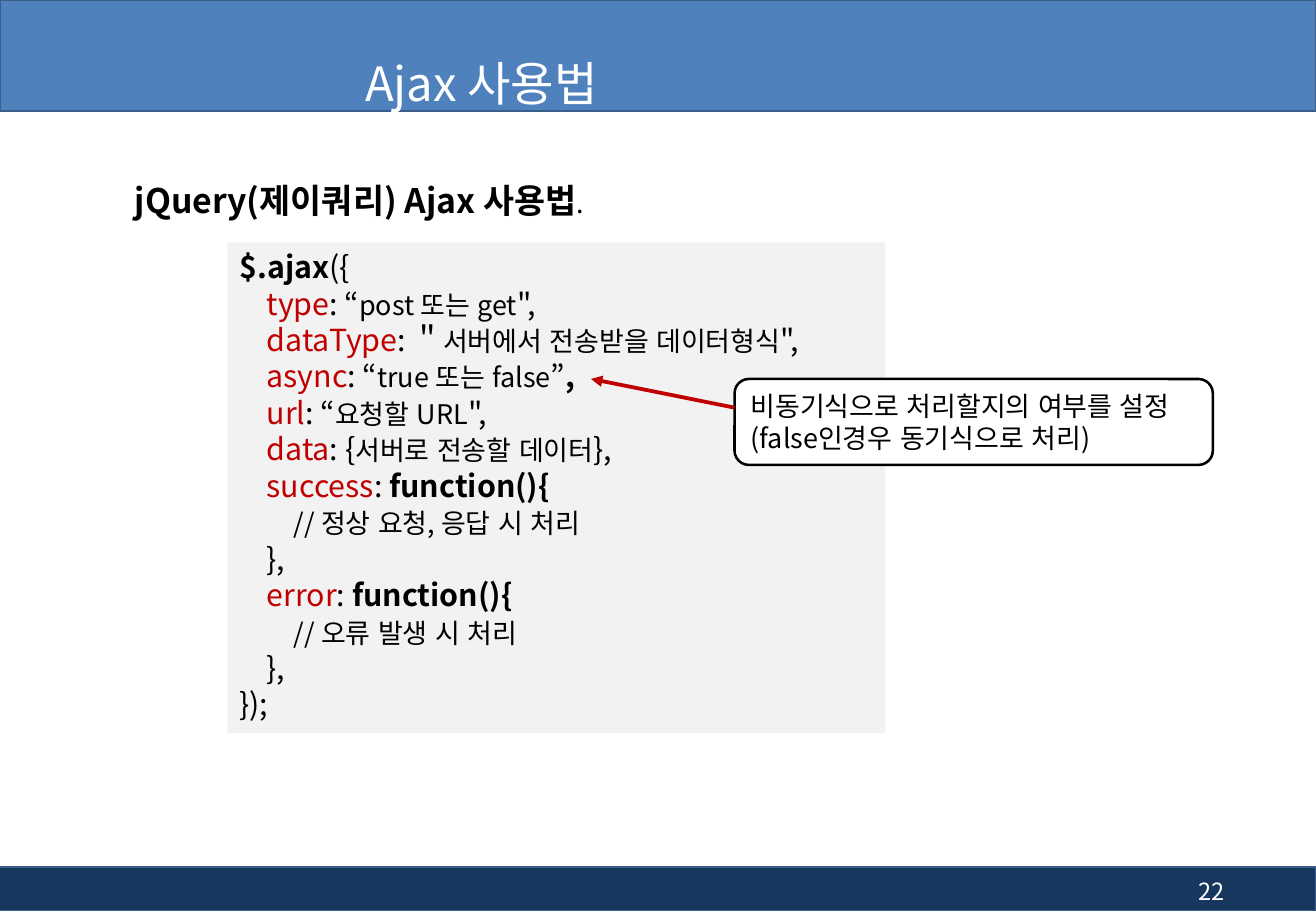
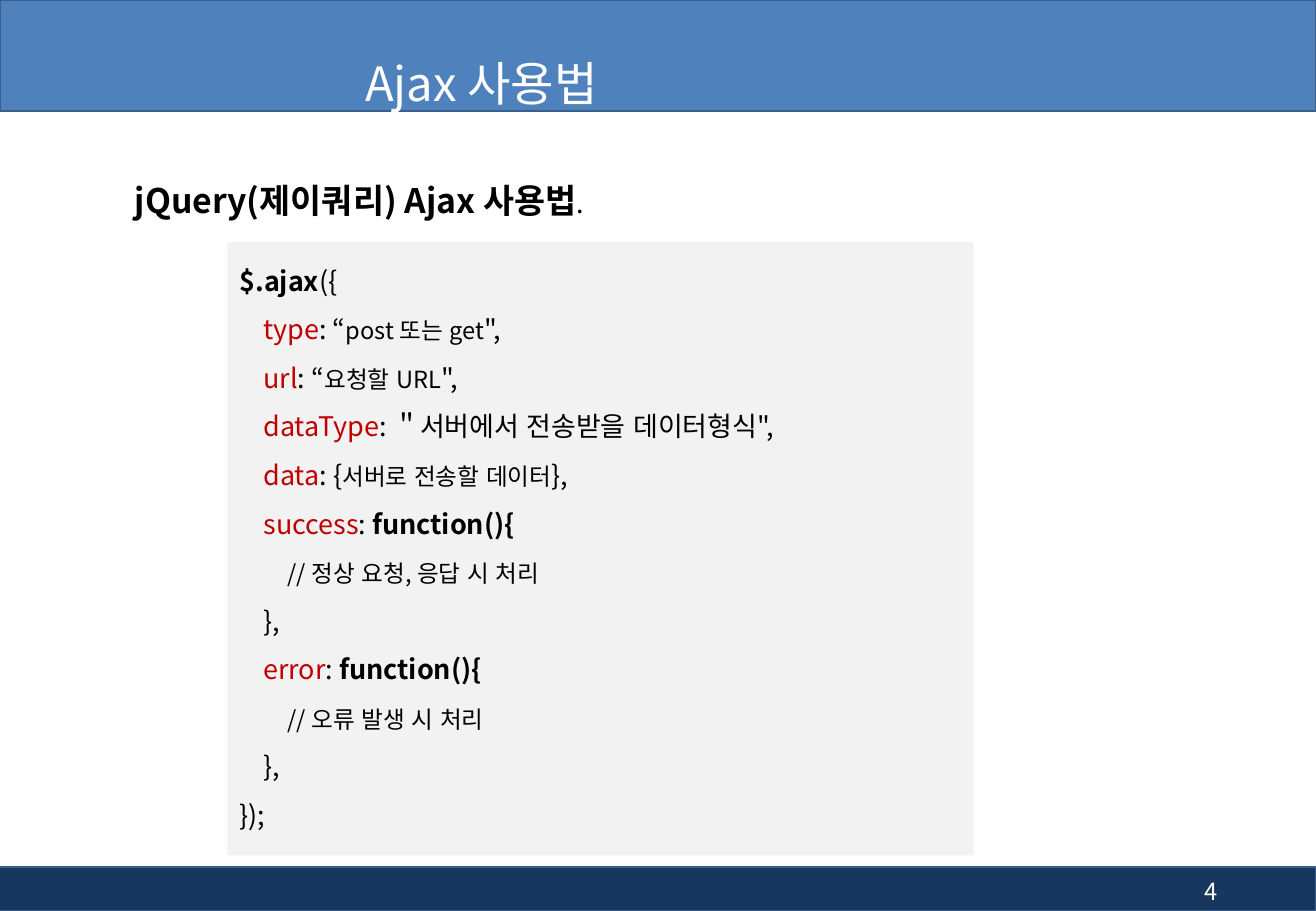
Before and after one commit to pshho/ngreen_project, a slide deck: slide 4 of jspWorks/자료/jsp_ppt/13장. jsp - 부트스트랩(Bootstrap), Ajax.pptx (slide 22 before the commit). Drawn at 1316x911 pixels with LibreOffice and Linux fonts; fonts in the diff are those of the drawing; background and template pictures are left out. Boxes give left, top, right and bottom in pixels: in the first picture for what was removed or moved away, otherwise in the second. Text is boxed around its words. In the diff, an @@ line names an element or a change of style, - is before the commit and + after.

```diff
--- a/jspWorks/자료/jsp_ppt/13장. jsp - 부트스트랩(Bootstrap), Ajax.pptx
+++ b/jspWorks/자료/jsp_ppt/13장. jsp - 부트스트랩(Bootstrap), Ajax.pptx
@@ rectangle "$.ajax({": place and size @@
-rectangle "$.ajax({" at [227, 242, 886, 733]
+rectangle "$.ajax({" at [227, 242, 973, 855]
@@ text in rectangle at [239, 268, 774, 730]: size 18 to 16 pt in "$.ajax({", "type: “post get",", "dataType: ＂서버에서 데이터형식",", "data: {서버로 데이터}," and 5 more places; size 16 to 14 pt in "“post 또는 get",", "{서버로 전송할 데이터},", "// 정상 요청, 응답 시 처리", "// 오류 발생 시 처리"; line spacing 1 to 1.5 @@
@@ text in rectangle at [267, 357, 550, 426]: paragraphs removed @@
-async: “true 또는 false”,
-url: “요청할 URL",
@@ text in rectangle at [263, 366, 441, 390]: paragraph added @@
+url: “요청할 URL",
@@ arrow removed from (735, 408) to (592, 379) @@
@@ rounded rectangle removed at [735, 379, 1214, 465] @@
-비동기식으로 처리할지의 여부를 설정(false인경우 동기식으로 처리)
@@ page number at [1205, 882, 1218, 900]: text changed @@
-22
+4
```
Also in this commit, not shown: 5 other slides changed, 3 slides added, 9 slides removed, 17 other files.
